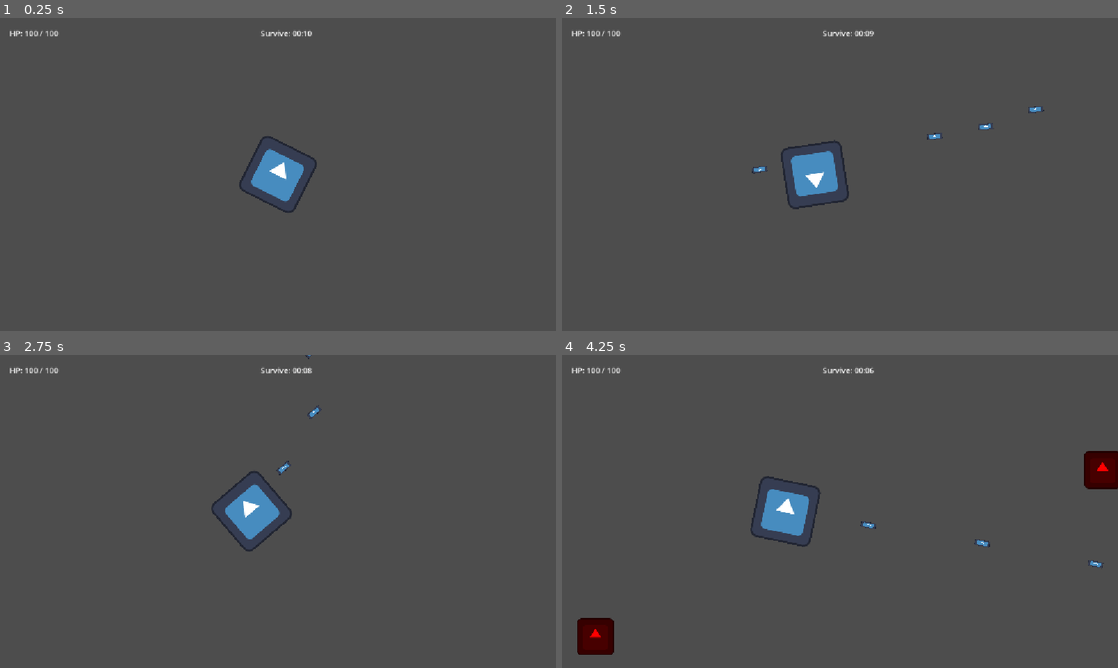
Above: before the commit, frames 1-4 (two rows, left to right).
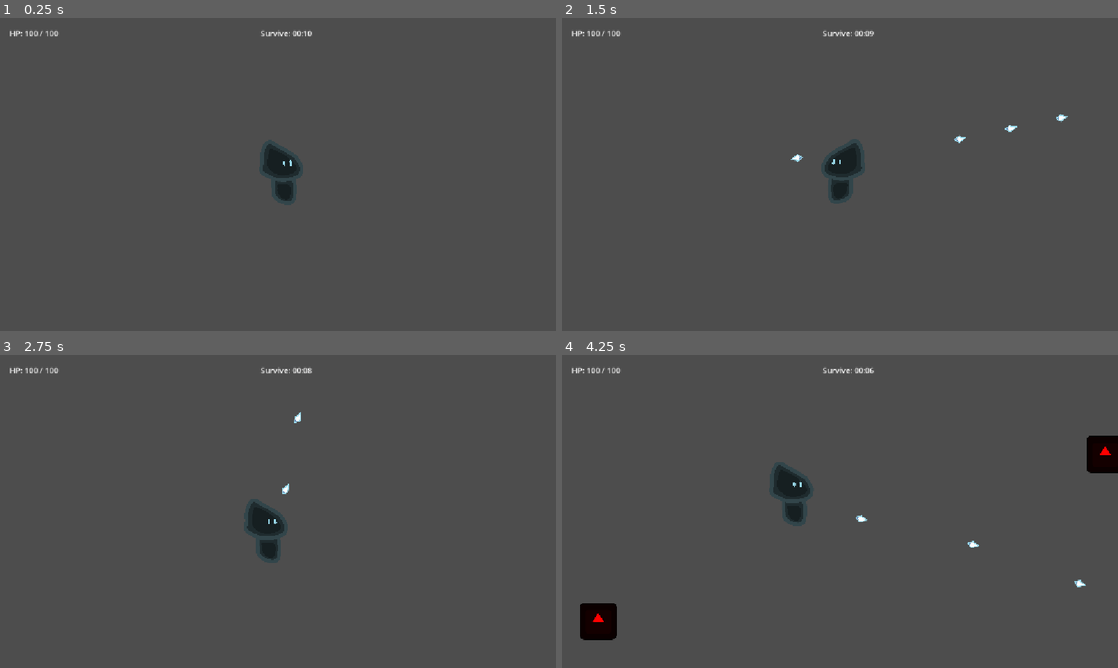
Above: after the commit, the same moments.

Repository: CoryPham05/The-Sounds-Of-Purgatory
Game: Godot game, scene res://scenes/main.tscn
Two runs of this game, one before a commit and one after it. Both use one fixed random seed, a clock stepped at 60 frames per second and the inputs below. The engine's default icon, where the game draws it, is replaced by a stand-in: a white triangle on a blue panel in a dark square.
Inputs (mouse positions are in pixels of both pictures, inside the frame that each line leads up to):
- Up to frame 1 (0.25 s): no input
- Up to frame 2 (1.5 s): tap Enter at 0.5 s; move the mouse to (962, 158) at 0.52 s; press the mouse at (962, 158) at 0.53 s; hold D (move_right) 0.53-1.28 s; move the mouse to (728, 190) at 1.27 s; release the mouse at (728, 190) at 1.28 s; hold S (move_down) from 1.28 s (still down); click (728, 190) at 1.35 s
- Up to frame 3 (2.75 s): move the mouse to (333, 442) at 2.02 s; release S (move_down) at 2.03 s; press the mouse at (333, 442) at 2.03 s; hold D (move_right) from 2.03 s (still down); tap Space (dash) at 2.1 s
- Up to frame 4 (4.25 s): move the mouse to (812, 574) at 2.77 s; release D (move_right) at 2.78 s; release the mouse at (812, 574) at 2.78 s; hold W (move_up) 2.78-3.53 s; click (812, 574) at 2.85 s; move the mouse to (1006, 558) at 3.52 s; press the mouse at (1006, 558) at 3.53 s; hold A (move_left) from 3.53 s (still down)

The runs differ from the first frame. In frame 1, 1.4% of the frame differs, in the area x 43-57%, y 37-63%; in frame 2, 2.1%; in frame 3, 1.9%; in frame 4, 4.0%, in the area x 2-100%, y 25-96%.

Commit message:
Update main character sprite, flash hits, and aiming

Diff:
--- /dev/null
+++ b/the-sounds-of-purgatory/scenes/enemy.gdshader
@@ -0,0 +1,8 @@
+shader_type canvas_item;
+
+uniform float flash_amount : hint_range(0.0, 1.0) = 0.0;
+
+void fragment() {
+	vec4 tex_color = texture(TEXTURE, UV) * COLOR;
+	COLOR = mix(tex_color, vec4(1.0, 1.0, 1.0, tex_color.a), flash_amount);
+}
--- a/the-sounds-of-purgatory/scenes/enemy.tscn
+++ b/the-sounds-of-purgatory/scenes/enemy.tscn
@@ -2,6 +2,12 @@
 
 [ext_resource type="Texture2D" uid="uid://dhonrbs784iye" path="res://icon.svg" id="1_7p1mj"]
 [ext_resource type="Script" uid="uid://bb4i4p2s5git3" path="res://scripts/enemy.gd" id="1_md0e3"]
+[ext_resource type="Shader" uid="uid://ydl7m8hv2fv6" path="res://scenes/enemy.gdshader" id="2_4ra3w"]
+
+[sub_resource type="ShaderMaterial" id="ShaderMaterial_softn"]
+resource_local_to_scene = true
+shader = ExtResource("2_4ra3w")
+shader_parameter/flash_amount = 0.0
 
 [sub_resource type="CircleShape2D" id="CircleShape2D_jursw"]
 
@@ -15,6 +21,7 @@
 
 [node name="Sprite2D" type="Sprite2D" parent="." unique_id=1482777339]
 modulate = Color(1, 0, 0, 1)
+material = SubResource("ShaderMaterial_softn")
 scale = Vector2(0.6, 0.6)
 texture = ExtResource("1_7p1mj")
 
--- a/the-sounds-of-purgatory/scenes/player.tscn
+++ b/the-sounds-of-purgatory/scenes/player.tscn
@@ -1,8 +1,8 @@
 [gd_scene format=3 uid="uid://bae3ifpk45k2v"]
 
-[ext_resource type="Texture2D" uid="uid://dhonrbs784iye" path="res://icon.svg" id="1_3vyb7"]
 [ext_resource type="Script" uid="uid://c4k8o5x58bu1d" path="res://scripts/player.gd" id="1_dqkch"]
 [ext_resource type="Script" uid="uid://blye4j317gjut" path="res://scripts/camera_control.gd" id="2_g2els"]
+[ext_resource type="Texture2D" uid="uid://74ucxjmpf6by" path="res://assets/sprites/main_character_sprite.png" id="3_dqkch"]
 [ext_resource type="PackedScene" uid="uid://1lk35if1nqwg" path="res://scenes/projectile.tscn" id="3_qhqgy"]
 
 [sub_resource type="RectangleShape2D" id="RectangleShape2D_0wfyh"]
@@ -14,14 +14,19 @@
 projectile_scene = ExtResource("3_qhqgy")
 
 [node name="Sprite2D" type="Sprite2D" parent="." unique_id=899049776]
-texture = ExtResource("1_3vyb7")
+scale = Vector2(0.25, 0.25)
+texture = ExtResource("3_dqkch")
+
+[node name="Aim" type="Node2D" parent="Sprite2D" unique_id=115491557]
+
+[node name="Muzzle" type="Marker2D" parent="Sprite2D/Aim" unique_id=1941177808]
+position = Vector2(160, 0)
+scale = Vector2(4, 4)
 
 [node name="CollisionShape2D" type="CollisionShape2D" parent="." unique_id=1499298559]
 position = Vector2(0, -0.5)
+scale = Vector2(0.6, 0.8)
 shape = SubResource("RectangleShape2D_0wfyh")
 
 [node name="Camera2D" type="Camera2D" parent="." unique_id=870975501]
 script = ExtResource("2_g2els")
-
-[node name="Muzzle" type="Marker2D" parent="." unique_id=1941177808]
-position = Vector2(40, 0)
--- a/the-sounds-of-purgatory/scenes/projectile.tscn
+++ b/the-sounds-of-purgatory/scenes/projectile.tscn
@@ -1,7 +1,7 @@
 [gd_scene format=3 uid="uid://1lk35if1nqwg"]
 
-[ext_resource type="Texture2D" uid="uid://dhonrbs784iye" path="res://icon.svg" id="1_c8fcr"]
 [ext_resource type="Script" uid="uid://d31c628my88hf" path="res://scripts/projectile.gd" id="1_q3m7n"]
+[ext_resource type="Texture2D" uid="uid://d4mp2m2dopi6y" path="res://assets/sprites/projectile.png" id="2_q3m7n"]
 
 [sub_resource type="RectangleShape2D" id="RectangleShape2D_jursw"]
 
@@ -11,10 +11,11 @@
 script = ExtResource("1_q3m7n")
 
 [node name="Sprite2D" type="Sprite2D" parent="." unique_id=1003120037]
-scale = Vector2(0.25, 0.1)
-texture = ExtResource("1_c8fcr")
+scale = Vector2(0.3, 0.3)
+texture = ExtResource("2_q3m7n")
 
 [node name="CollisionShape2D" type="CollisionShape2D" parent="." unique_id=1357910650]
+position = Vector2(-15, 15)
 shape = SubResource("RectangleShape2D_jursw")
 
 [node name="VisibleOnScreenNotifier2D" type="VisibleOnScreenNotifier2D" parent="." unique_id=1029631011]
--- a/the-sounds-of-purgatory/scripts/enemy.gd
+++ b/the-sounds-of-purgatory/scripts/enemy.gd
@@ -5,11 +5,14 @@
 @export var max_hp: float = 50.0
 @export var collision_damage: float = 10.0
 @export var damage_interval: float = 0.5
+@export var flash_duration: float = 0.2
 
 var hp: float
 var player: Node2D = null
 var damage_cd: float = 0.0
+var flash_tween: Tween = null
 
+@onready var sprite: Sprite2D = $Sprite2D
 @onready var hitbox: Area2D = get_node_or_null("Hitbox")
 
 func _ready() -> void:
@@ -35,5 +38,14 @@
 
 func take_damage(damage: float) -> void:
 	hp -= damage
+	flash_hit()
 	if hp <= 0.0:
 		queue_free()
+
+func flash_hit() -> void:
+	if sprite and sprite.material is ShaderMaterial:
+		if flash_tween and flash_tween.is_valid():
+			flash_tween.kill()
+		sprite.material.set_shader_parameter("flash_amount", 1.0)
+		flash_tween = create_tween()
+		flash_tween.tween_property(sprite.material, "shader_parameter/flash_amount", 0.0, flash_duration)
--- a/the-sounds-of-purgatory/scripts/player.gd
+++ b/the-sounds-of-purgatory/scripts/player.gd
@@ -50,7 +50,9 @@
 	move_and_slide()
 
 	# Cursor
-	look_at(get_global_mouse_position())
+	var mouse_pos := get_global_mouse_position()
+	$Sprite2D/Aim.look_at(mouse_pos)
+	$Sprite2D.flip_h = mouse_pos.x < global_position.x
 
 	# Attack
 	if Input.is_action_pressed("attack") and attack_cd <= 0.0:
@@ -63,7 +65,7 @@
 
 	attack_cd = attack_rate
 	var bullet := projectile_scene.instantiate()
-	bullet.global_transform = $Muzzle.global_transform
+	bullet.global_transform = $Sprite2D/Aim/Muzzle.global_transform
 	get_tree().current_scene.add_child(bullet)
 
 
--- a/the-sounds-of-purgatory/scripts/projectile.gd
+++ b/the-sounds-of-purgatory/scripts/projectile.gd
@@ -2,7 +2,7 @@
 
 
 @export var speed: float = 650.0
-@export var damage: float = 25.0
+@export var damage: float = 15.0
 
 func _ready() -> void:
 	body_entered.connect(_on_body_entered)
Binary file added: the-sounds-of-purgatory/assets/sprites/main_character_sprite.png
Not shown, added: the-sounds-of-purgatory/assets/sprites/main_character_sprite.png.import
Binary file added: the-sounds-of-purgatory/assets/sprites/projectile.png
Not shown, added: the-sounds-of-purgatory/assets/sprites/projectile.png.import
Not shown, added: the-sounds-of-purgatory/scenes/enemy.gdshader.uid
